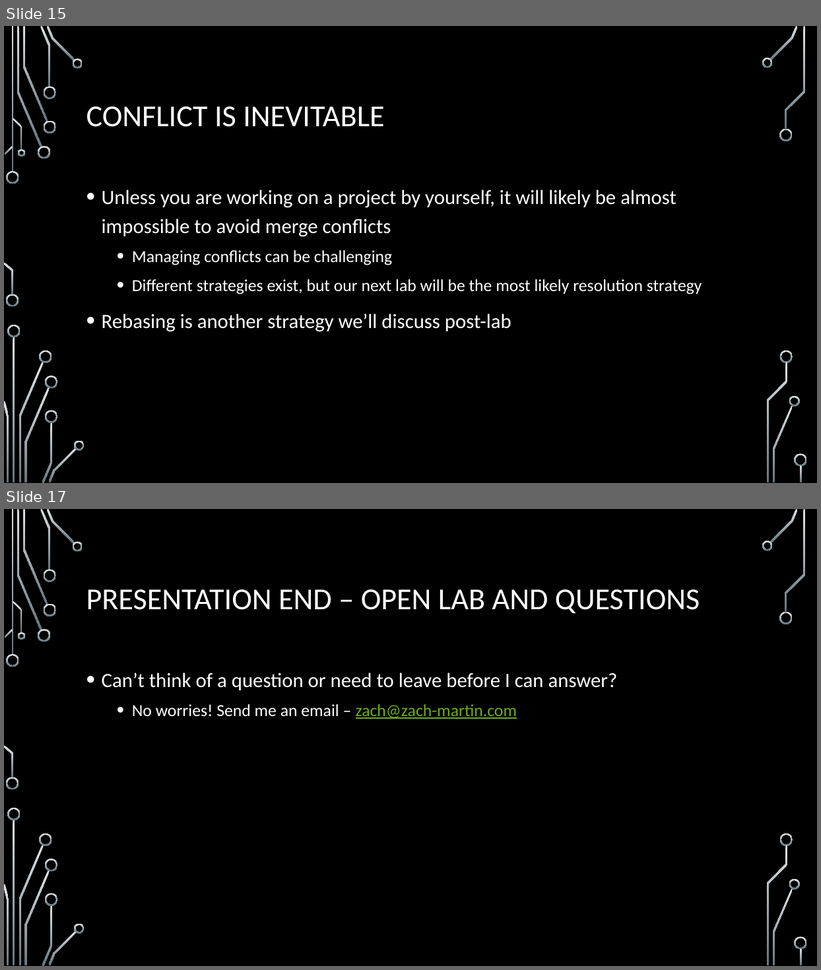
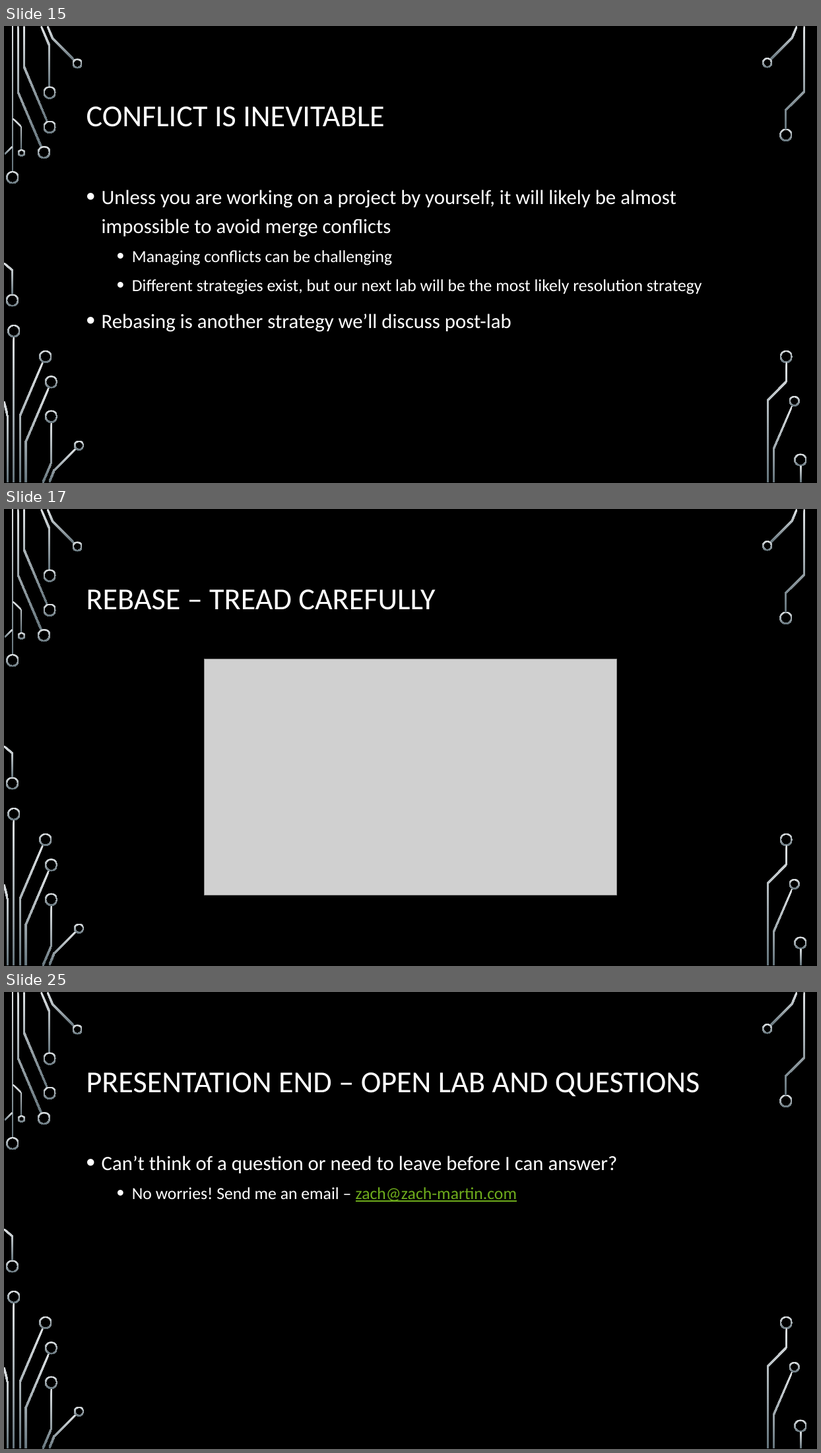
Before and after one commit to onideus/github-101-website, a slide deck: resources/Introduction to github.pptx. Shown one above the other, each under a label of ours: slides 15 and 17 before the commit, slides 15, 17 and 25 after it; the slides between them are not shown. The pictures are 821x970 and 821x1453 pixels, drawn with LibreOffice and Linux fonts; fonts in the diff are those of the drawing; grey boxes stand for pictures; background and template pictures are left out. Boxes give left, top, right and bottom in pixels: in the first picture for what was removed or moved away, otherwise in the second. Text is boxed around its words. In the diff, an @@ line names an element or a change of style, - is before the commit and + after.

```diff
--- a/resources/Introduction to github.pptx
+++ b/resources/Introduction to github.pptx
@@ slide 17 added at (x1=4, y1=509, x2=817, y2=966), background picture (left out); not listed: 36 template elements that a slide beside it also shows @@
@@ title added at (x1=86, y1=590, x2=435, y2=610), 36 pt, text #FFFFFF @@
+REBASE – TREAD CAREFULLY
@@ picture added at (x1=204, y1=659, x2=617, y2=895) @@
@@ what was slide 17 is now slide 25 @@
```
Also in this commit, not shown: 1 slide changed, 7 other slides added.
